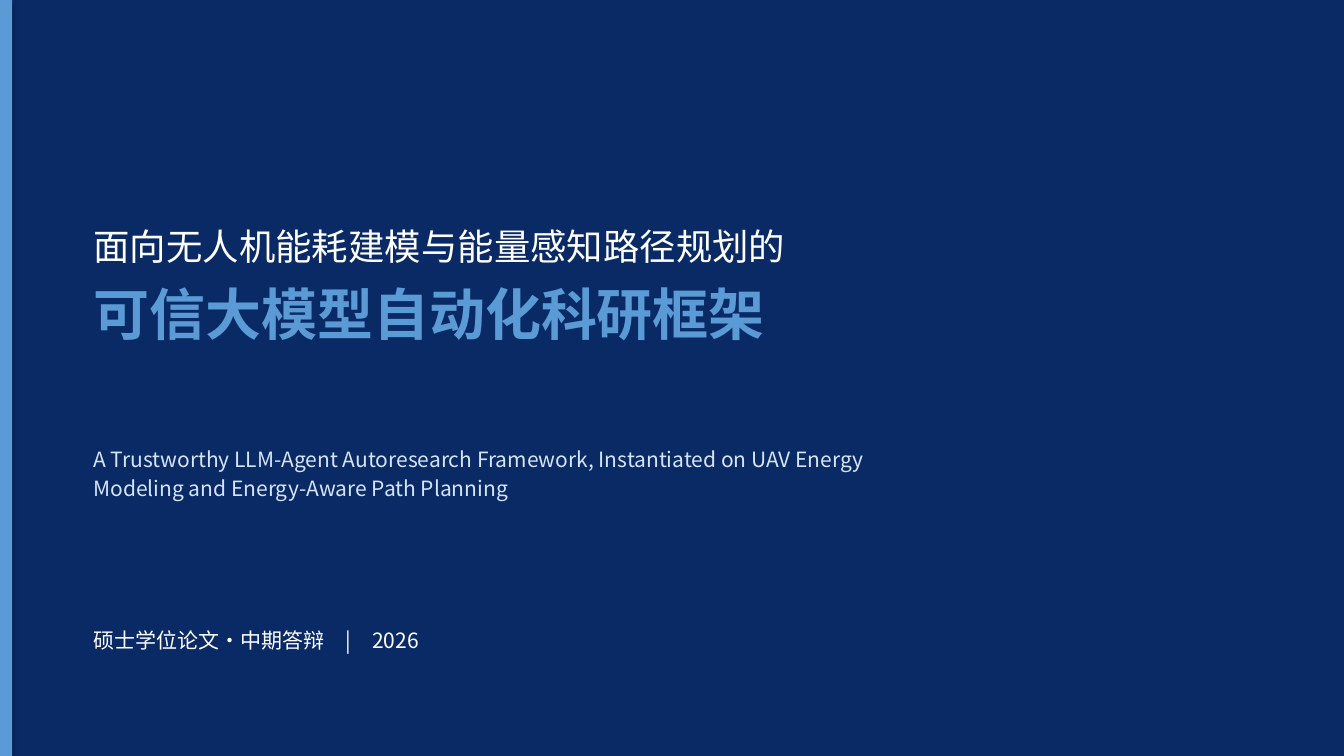
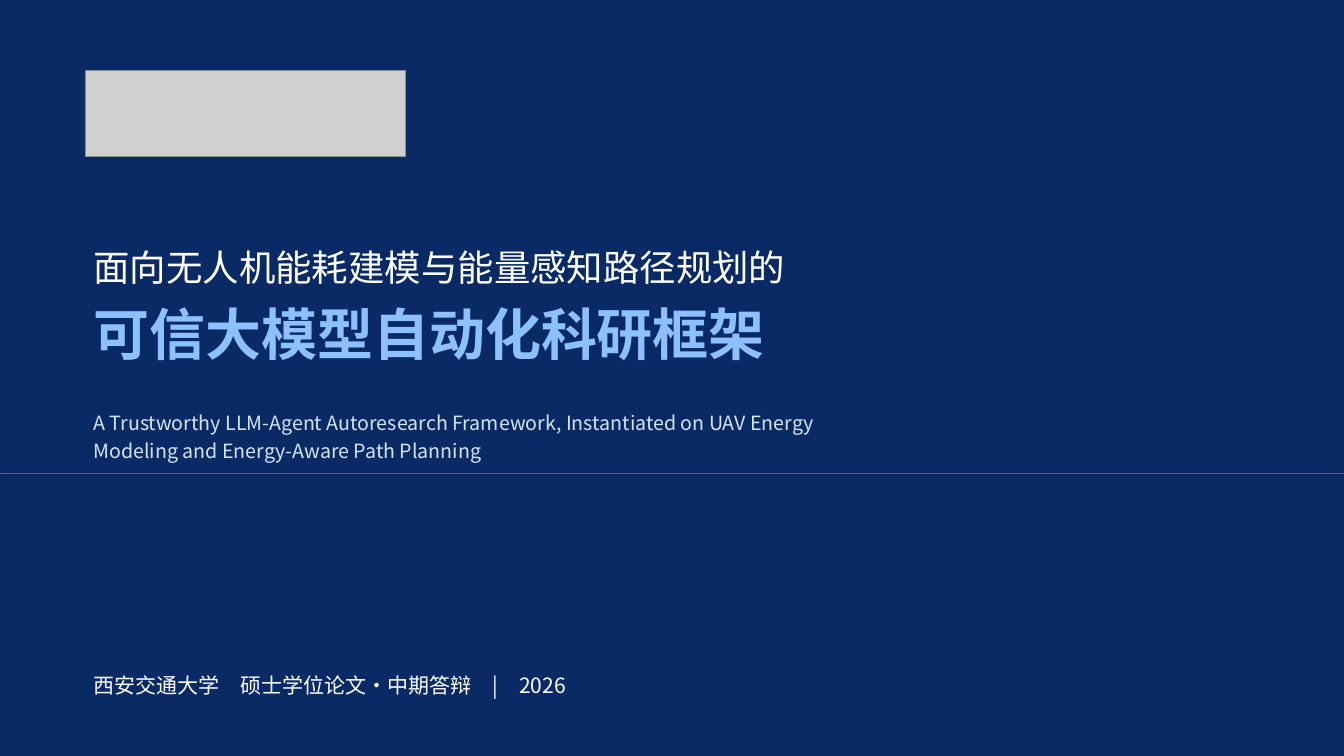
Before and after one commit to wbz0429/PathPlanningwithEnergy, a slide deck: slide 1 of autoresearch/energy_m100/experiments/midterm_defense.pptx. Drawn at 1344x756 pixels with LibreOffice and Linux fonts; fonts in the diff are those of the drawing; grey boxes stand for pictures. Boxes give left, top, right and bottom in pixels: in the first picture for what was removed or moved away, otherwise in the second. Text is boxed around its words. In the diff, an @@ line names an element or a change of style, - is before the commit and + after.

```diff
--- a/autoresearch/energy_m100/experiments/midterm_defense.pptx
+++ b/autoresearch/energy_m100/experiments/midterm_defense.pptx
@@ rectangle removed at <box>0,0,12,756</box> @@
@@ picture added at <box>86,71,405,156</box> @@
@@ text "面向无人机能耗建模与能量感知路径规划的": place and size @@
-text "面向无人机能耗建模与能量感知路径规划的" at <box>93,229,785,340</box>
+text "面向无人机能耗建模与能量感知路径规划的" at <box>93,250,785,360</box>
@@ text at <box>93,307,764,360</box>: text colour #5B9BD5 to #8CC0FF in "可信大模型自动化科研框架" @@
@@ text "A Trustworthy LLM-Agent Autoresearch Framework, ...": place and size @@
-text "A Trustworthy LLM-Agent Autoresearch Framework, ..." at <box>93,450,863,501</box>
+text "A Trustworthy LLM-Agent Autoresearch Framework, ..." at <box>93,414,813,463</box>
@@ text "A Trustworthy LLM-Agent Autoresearch Framework, ..." at <box>93,414,813,463</box>: size 15 to 14 pt @@
@@ picture added at <box>0,474,1344,756</box> @@
@@ rectangle added at <box>0,474,1344,756</box>, fill #0A2A66 @@
@@ text "西安交通大学 硕士学位论文·中期答辩 | 2026" at <box>93,675,566,695</box>: vertical alignment top to middle @@
@@ text at <box>93,675,566,695</box>: text changed @@
-硕士学位论文·中期答辩 | 2026
+西安交通大学 硕士学位论文·中期答辩 | 2026
```
Also in this commit, not shown: 24 other slides changed, 3 other files.
